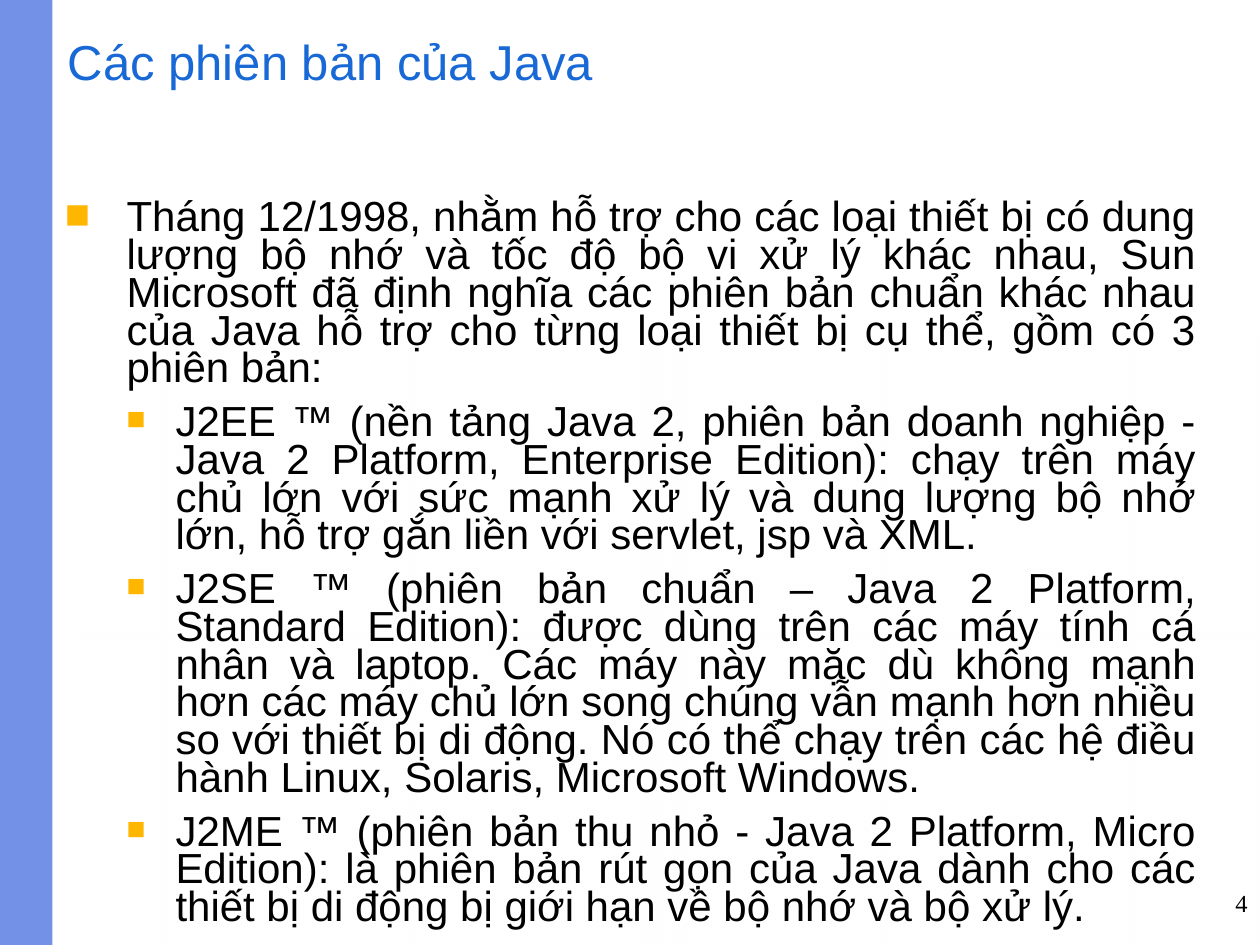
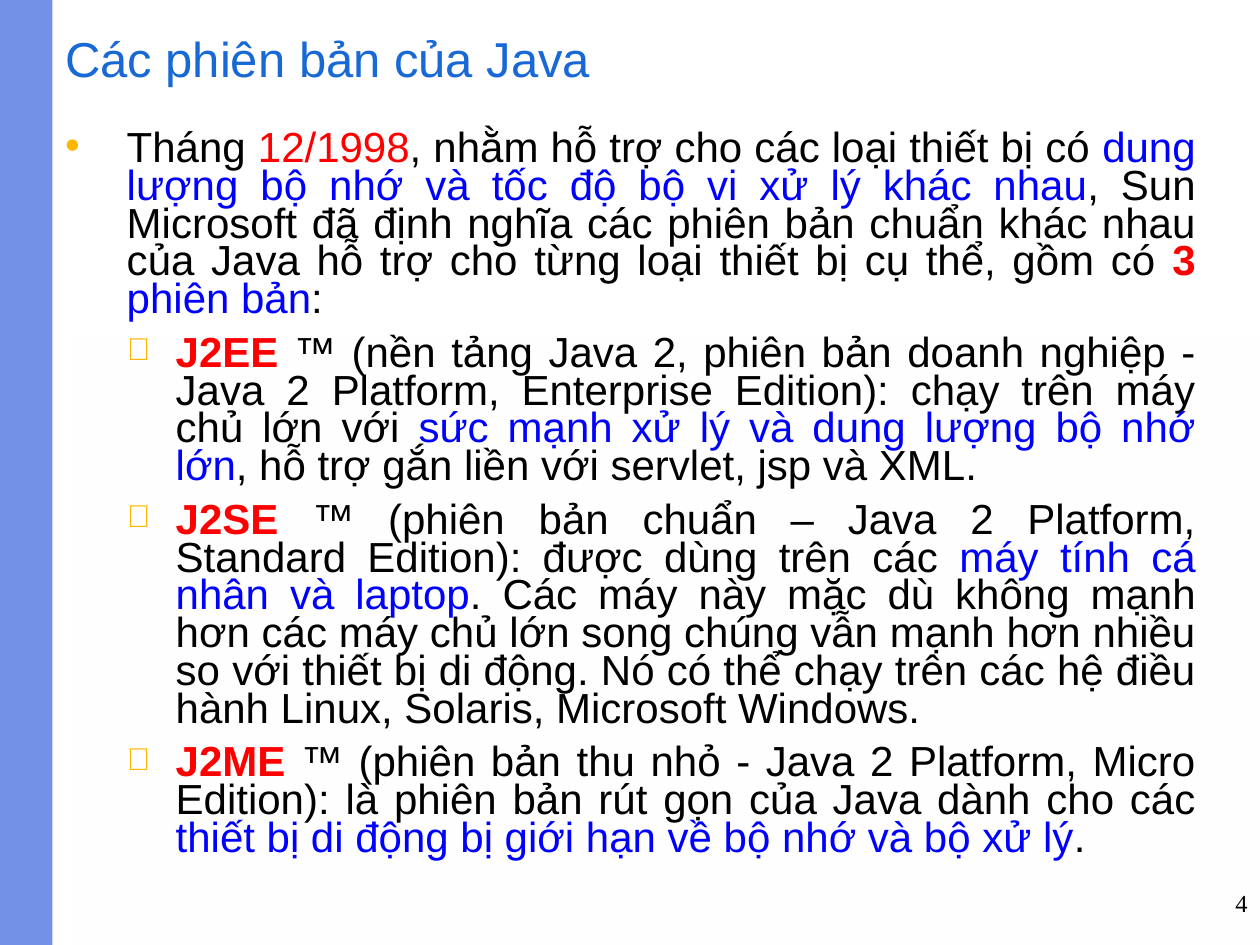
Before and after one commit to Doanlmit/tailieuchuyende08hcb, a slide deck: slide 4 of ChuyenDeLT_HienDai.ThayLoc/J2ME/Slide.J2ME/01-J2ME.ppt. Drawn at 1260x945 pixels with LibreOffice and Linux fonts; fonts in the diff are those of the drawing; background and template pictures are left out. Boxes give left, top, right and bottom in pixels: in the first picture for what was removed or moved away, otherwise in the second. Text is boxed around its words. In the diff, an @@ line names an element or a change of style, - is before the commit and + after.

```diff
--- a/ChuyenDeLT_HienDai.ThayLoc/J2ME/Slide.J2ME/01-J2ME.ppt
+++ b/ChuyenDeLT_HienDai.ThayLoc/J2ME/Slide.J2ME/01-J2ME.ppt
@@ text "Tháng 12/1998, nhằm hỗ trợ ...": place and size @@
-text "Tháng 12/1998, nhằm hỗ trợ ..." at (127,198,1196,930)
+text "Tháng 12/1998, nhằm hỗ trợ ..." at (127,129,1196,860)
@@ text "Tháng 12/1998, nhằm hỗ trợ ..." at (127,129,1196,860): text colour #000000 to #FF0000 in "12/1998, 3", "J2EE", "J2SE", "J2ME"; text colour #000000 to #0000FF in "dung lượng bộ nhớ và tốc độ ...", "sức mạnh xử lý và dung lượng ...", "máy tính cá nhân và laptop.", "thiết bị di động bị giới hạn ..."; bold on in "3", "J2EE", "J2SE", "J2ME"; bullet ■ to •; bullet ■ to  @@
@@ rectangle at (73,336,693,945): fill gradient #FFFFFF to #FEFEFE to gradient #FFFFFF @@
@@ rectangle at (640,336,1260,945): fill gradient #FFFFFF to #FEFEFE to gradient #FFFFFF @@
```
Also in this commit, not shown: 37 other slides changed, 2 other files.
